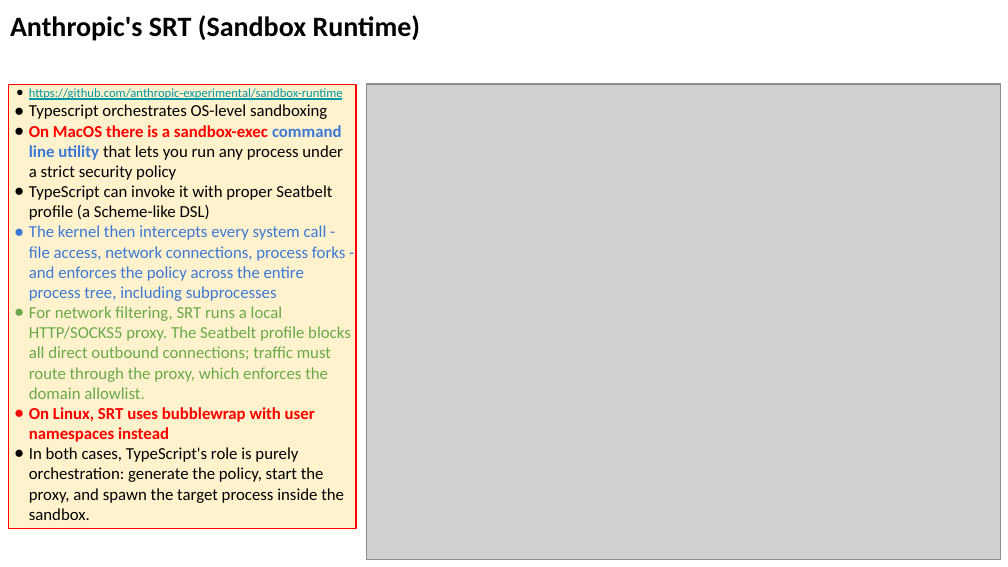
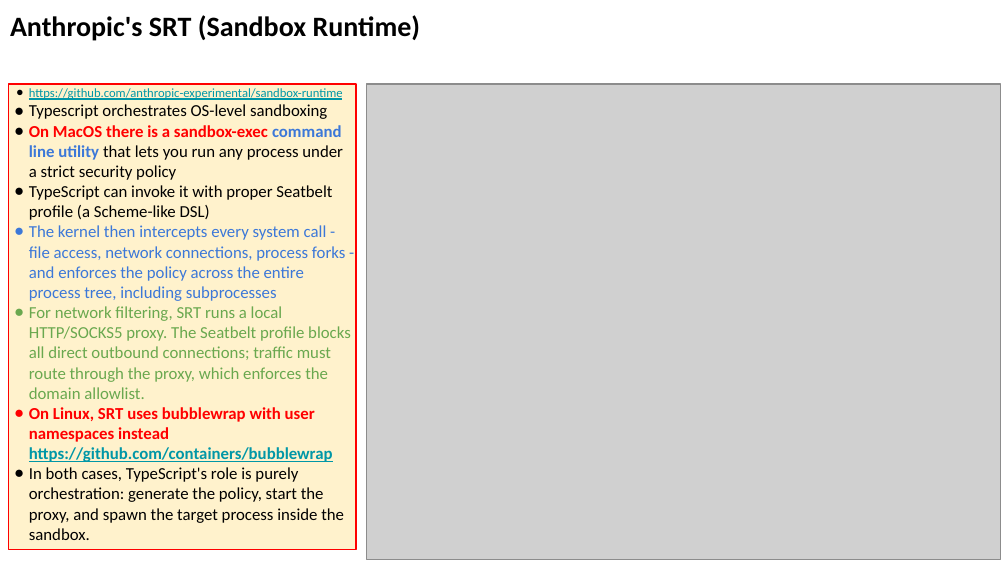
Before and after one commit to lselector/seminar, a slide deck: slide 11 of 2026/2026-06-05-AI-Updates.pptx (slide 10 before the commit). Drawn at 1008x567 pixels with LibreOffice and Linux fonts; fonts in the diff are those of the drawing; grey boxes stand for pictures. Boxes give left, top, right and bottom in pixels: in the first picture for what was removed or moved away, otherwise in the second. Text is boxed around its words. In the diff, an @@ line names an element or a change of style, - is before the commit and + after.

```diff
--- a/2026/2026-06-05-AI-Updates.pptx
+++ b/2026/2026-06-05-AI-Updates.pptx
@@ rectangle "https://github.com/anthropic-experimental/sandbox-runtime": place and size @@
-rectangle "https://github.com/anthropic-experimental/sandbox-runtime" at <box>9,84,356,528</box>
+rectangle "https://github.com/anthropic-experimental/sandbox-runtime" at <box>9,84,356,549</box>
@@ text in rectangle at <box>29,407,333,462</box>: text changed @@
-● On Linux, SRT uses bubblewrap with user namespaces instead
+● On Linux, SRT uses bubblewrap with user namespaces instead
+  https://github.com/containers/bubblewrap
```
Also in this commit, not shown: 4 other slides changed, 3 slides added.
